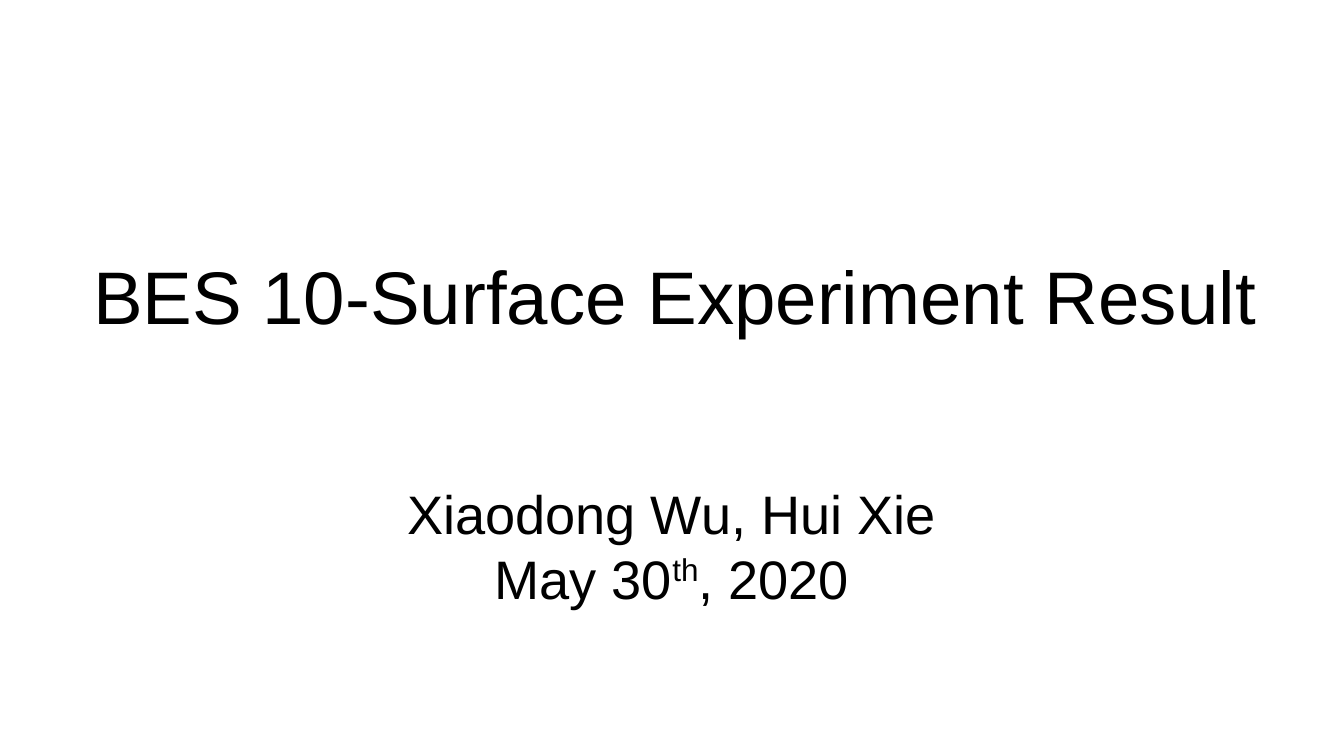
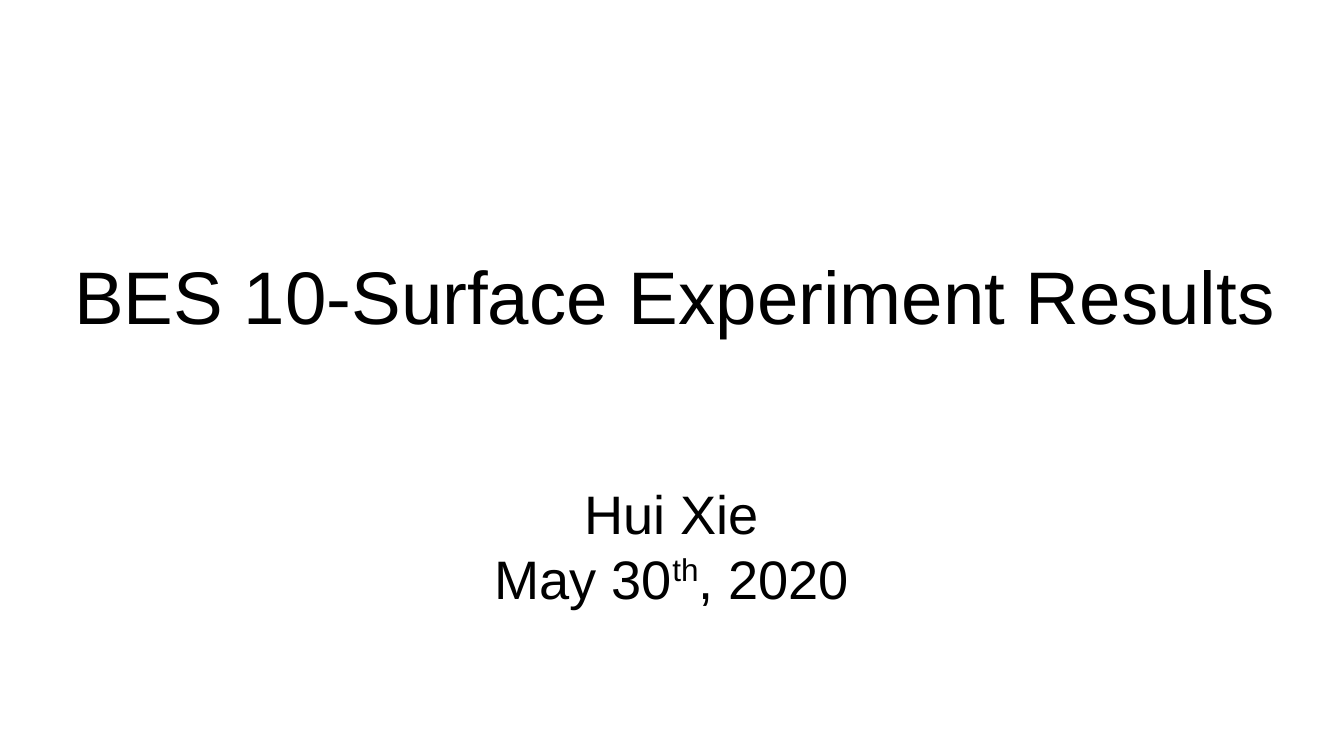
Before and after one commit to Hui-Xie/OvarianCancer, a slide deck: slide 1 of OCTMultiSurfaces/testConfig/expTongren_10Surfaces_allGoodBscans_20200512/10SurfaceExperementReport_20200529.odp. Drawn at 1344x756 pixels with LibreOffice and Linux fonts; fonts in the diff are those of the drawing. Boxes give left, top, right and bottom in pixels: in the first picture for what was removed or moved away, otherwise in the second. Text is boxed around its words. In the diff, an @@ line names an element or a change of style, - is before the commit and + after.

```diff
--- a/OCTMultiSurfaces/testConfig/expTongren_10Surfaces_allGoodBscans_20200512/10SurfaceExperementReport_20200529.odp
+++ b/OCTMultiSurfaces/testConfig/expTongren_10Surfaces_allGoodBscans_20200512/10SurfaceExperementReport_20200529.odp
@@ title at box(74, 270, 1274, 338): text changed @@
-BES 10-Surface Experiment Result
+BES 10-Surface Experiment Results
@@ subtitle at box(584, 494, 759, 535): text changed @@
-Xiaodong Wu, Hui Xie
+Hui Xie
```
Also in this commit, not shown: 8 other slides changed, 2 slides added, 1 slide removed, 2 other files.
